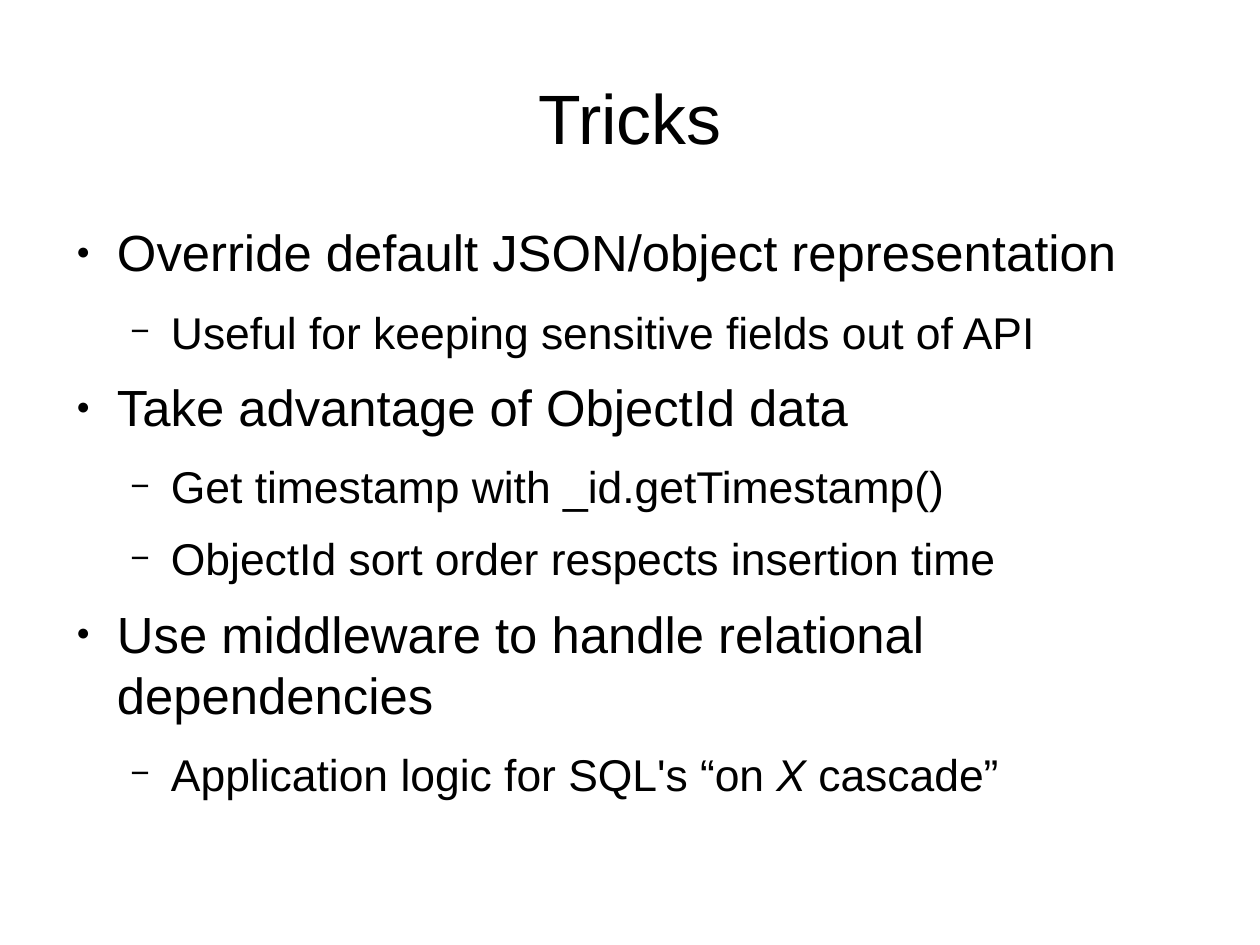
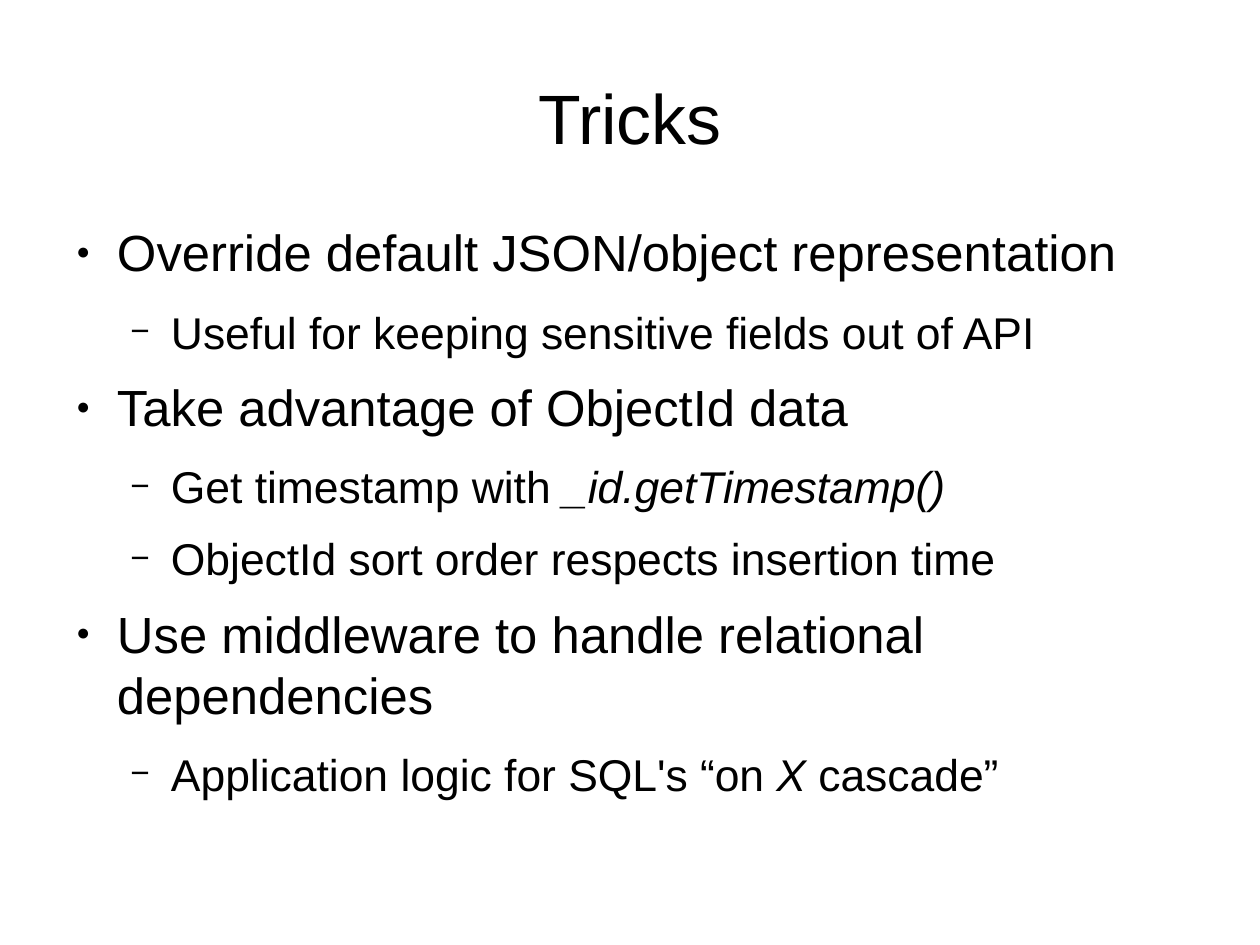
Before and after one commit to dmkelly/mongoose-tips, a slide deck: slide 4 of doc/presentation.odp. Drawn at 1260x945 pixels with LibreOffice and Linux fonts; fonts in the diff are those of the drawing. Boxes give left, top, right and bottom in pixels: in the first picture for what was removed or moved away, otherwise in the second. Text is boxed around its words. In the diff, an @@ line names an element or a change of style, - is before the commit and + after.

```diff
--- a/doc/presentation.odp
+++ b/doc/presentation.odp
@@ text at [171, 470, 945, 513]: italic on in "_id.getTimestamp()" @@
```
Also in this commit, not shown: 1 other slide changed, 3 other files.
